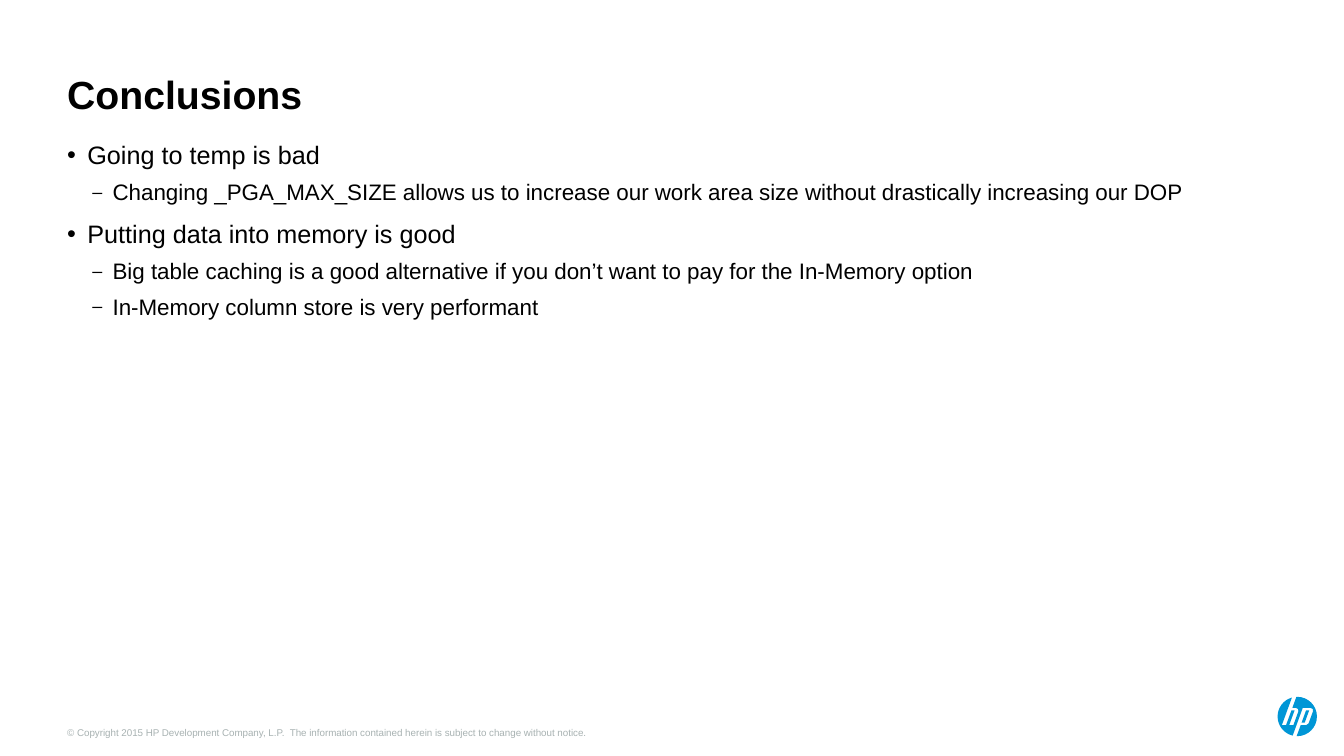
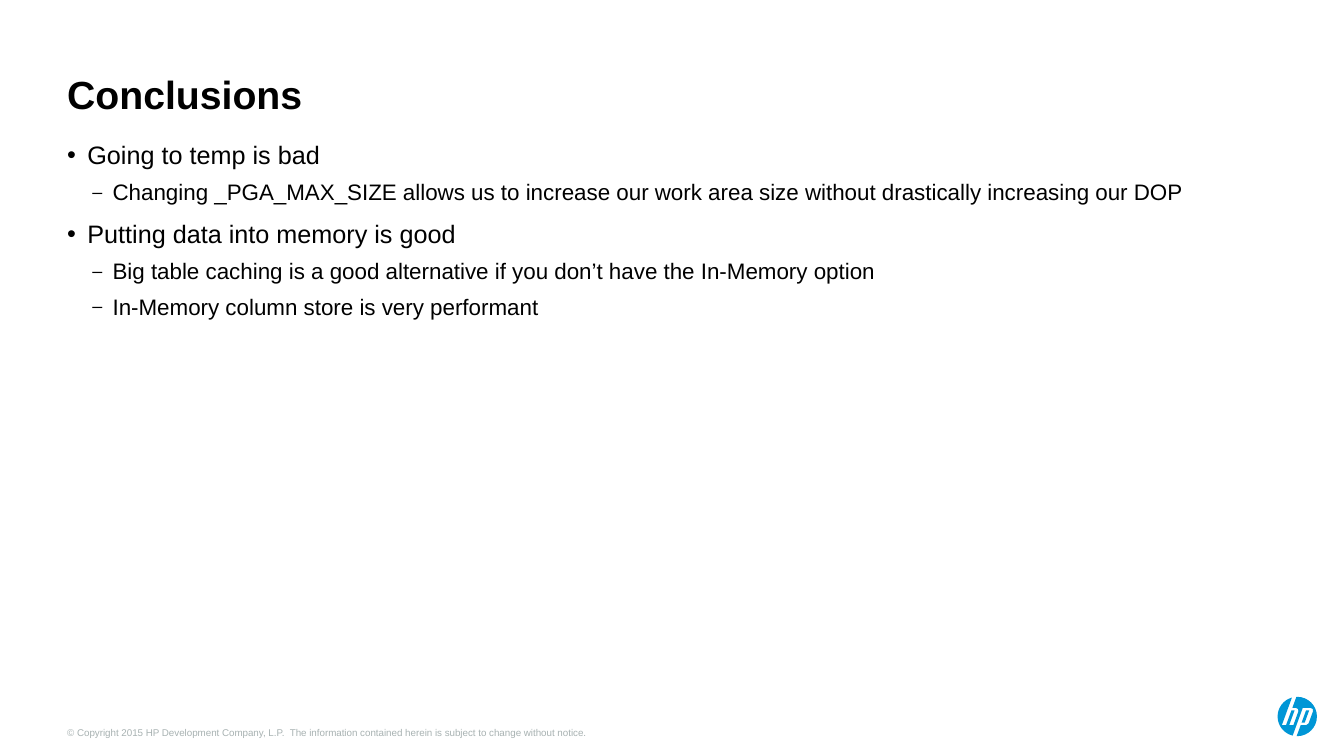
Before and after one commit to ndesilets/Group-13-HP-Big-Data-Analytics, a slide deck: slide 25 of Power Point Files/hotsos_2017 (combined).pptx. Drawn at 1344x756 pixels with LibreOffice and Linux fonts; fonts in the diff are those of the drawing. Boxes give left, top, right and bottom in pixels: in the first picture for what was removed or moved away, otherwise in the second. Text is boxed around its words. In the diff, an @@ line names an element or a change of style, - is before the commit and + after.

```diff
--- a/Power Point Files/hotsos_2017 (combined).pptx
+++ b/Power Point Files/hotsos_2017 (combined).pptx
@@ text at [113, 262, 875, 284]: text changed @@
-  – Big table caching is a good alternative if you don’t want to pay for the In-Memory option
+  – Big table caching is a good alternative if you don’t have the In-Memory option
```
Also in this commit, not shown: 2 other slides changed.
